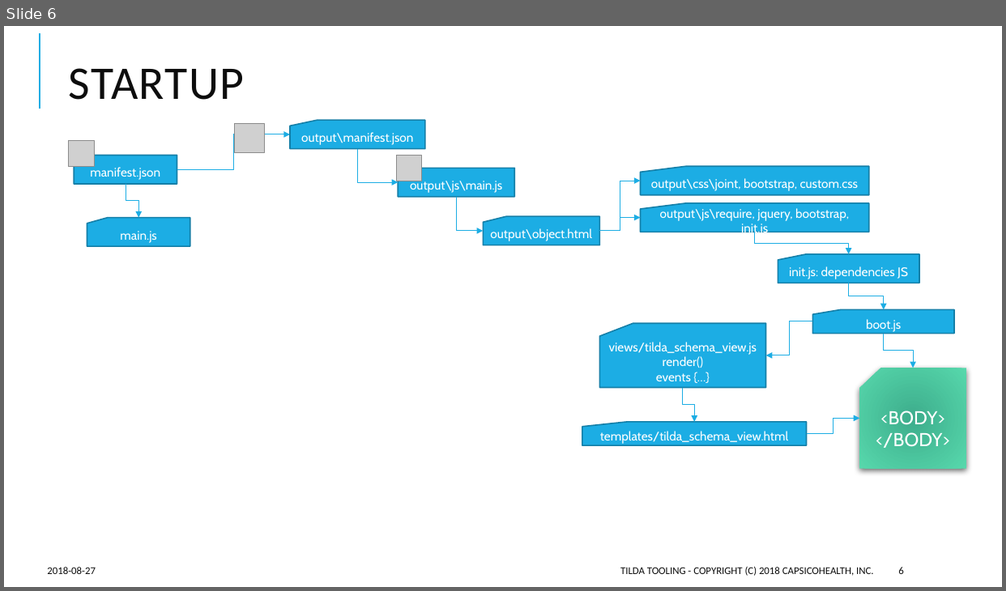
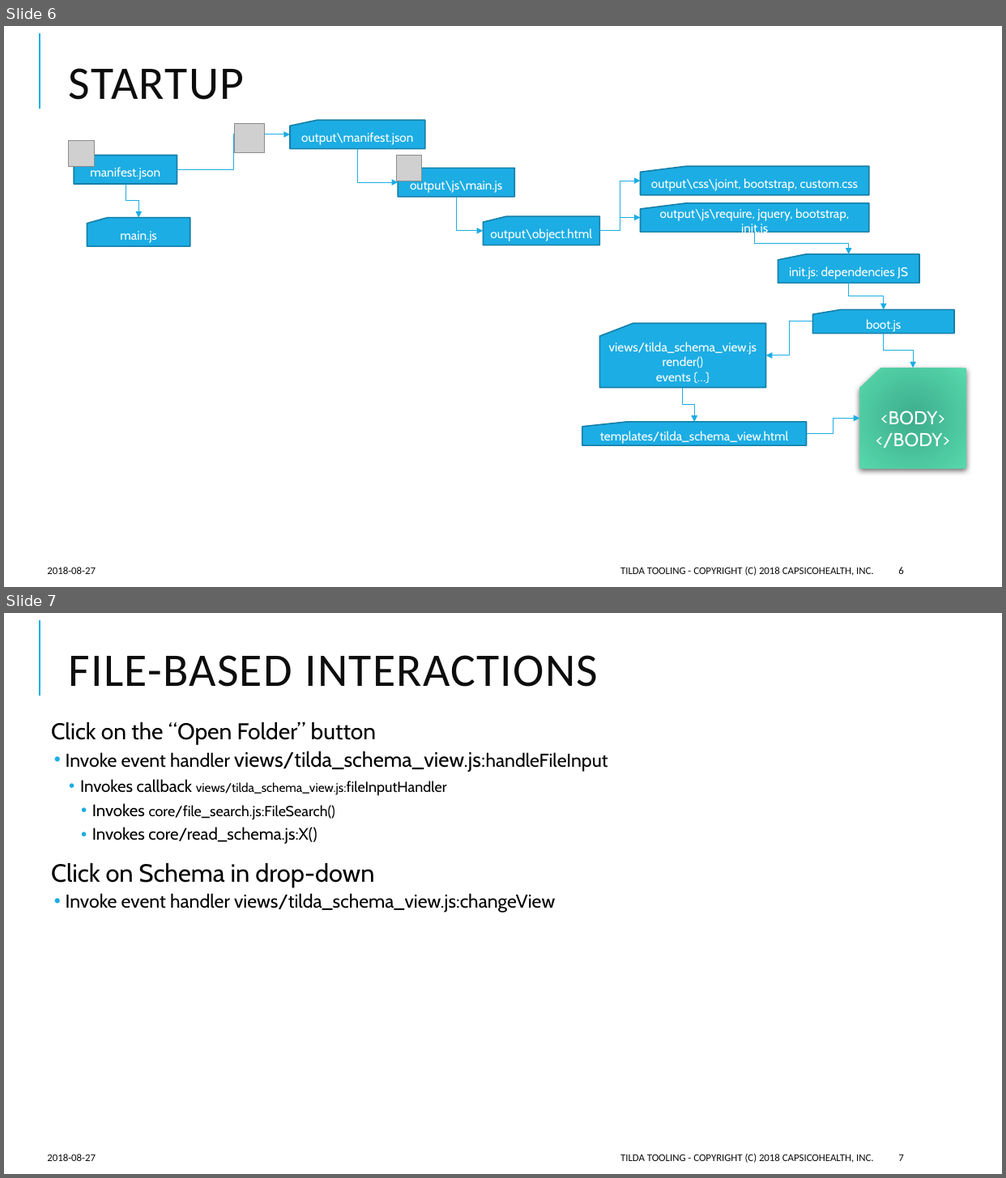
Before and after one commit to CapsicoHealth/Tilda, a slide deck: Tilda Tooling Architcture.pptx. Shown one above the other, each under a label of ours: slide 6 before the commit, slides 6 and 7 after it. The pictures are 1006x591 and 1006x1178 pixels, drawn with LibreOffice and Linux fonts; fonts in the diff are those of the drawing; grey boxes stand for pictures. Boxes give left, top, right and bottom in pixels: in the first picture for what was removed or moved away, otherwise in the second. Text is boxed around its words. In the diff, an @@ line names an element or a change of style, - is before the commit and + after.

```diff
--- a/Tilda Tooling Architcture.pptx
+++ b/Tilda Tooling Architcture.pptx
@@ slide 7 added at (4,613,1002,1174), background #FFFFFF; not listed: 1 template element that a slide beside it also shows @@
@@ title added at (69,655,598,687), 45 pt, text #0D0D0D @@
+FILE-BASED INTERACTIONS
@@ text added at (51,722,608,913), 18 pt, text #000000 @@
+  Click on the “Open Folder” button
+  • Invoke event handler views/tilda_schema_view.js:handleFileInput
+    • Invokes callback views/tilda_schema_view.js:fileInputHandler
+      • Invokes core/file_search.js:FileSearch()
+      • Invokes core/read_schema.js:X()
+  Click on Schema in drop-down
+  • Invoke event handler views/tilda_schema_view.js:changeView
@@ text added at (47,1154,96,1161), 10 pt, text #0D0D0D @@
+2018-08-27
@@ text added at (620,1153,873,1163), 10 pt, text #0D0D0D @@
+TILDA TOOLING - COPYRIGHT (C) 2018 CAPSICOHEALTH, INC.
@@ page number added at (898,1154,903,1161), 10 pt, text #0D0D0D @@
+7
```
Also in this commit, not shown: 9 other files.
